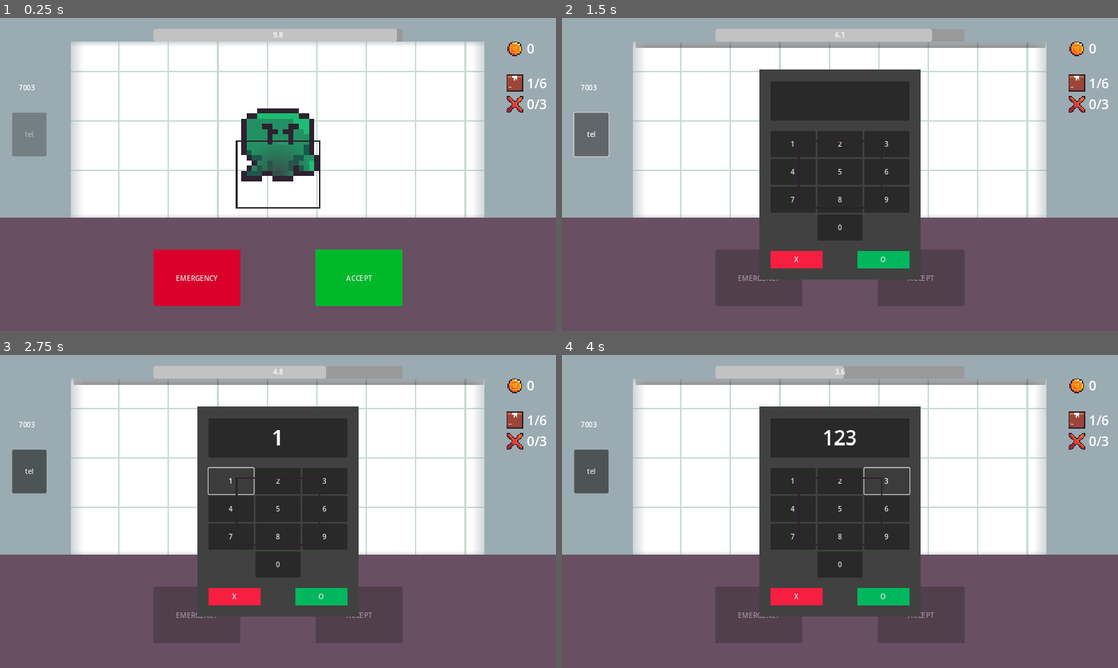
Above: before the commit, frames 1-4 (two rows, left to right).
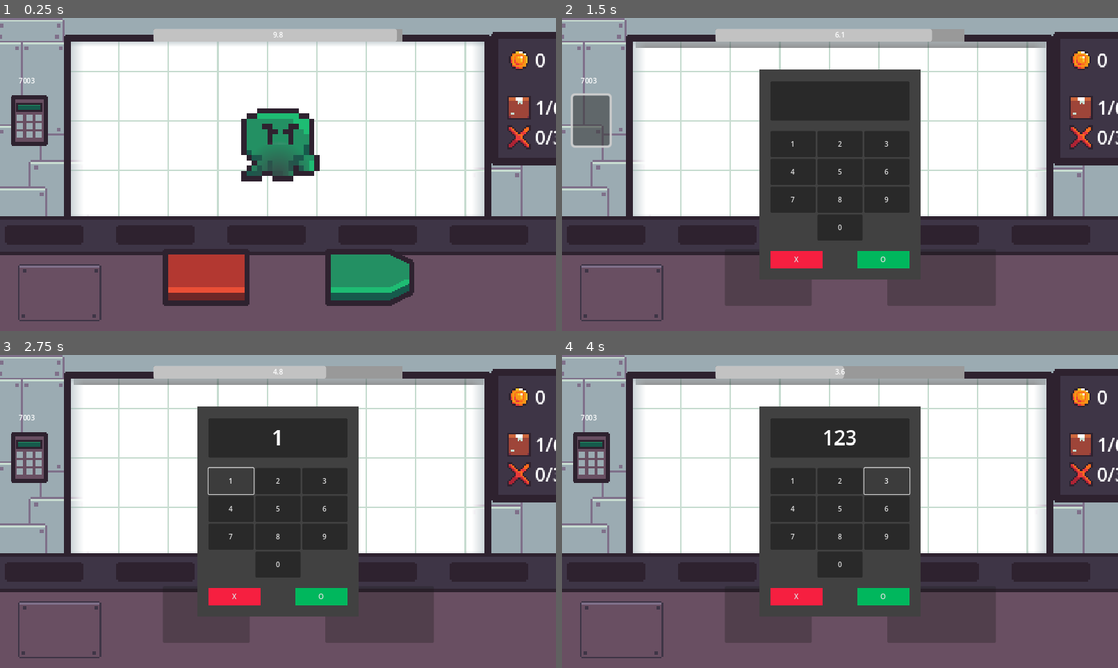
Above: after the commit, the same moments.

Repository: FixelDev/inside-out-inc
Game: Godot game, scene res://scenes/game/game.tscn
Two runs of this game, one before a commit and one after it. Both use one fixed random seed, a clock stepped at 60 frames per second and the inputs below.
Inputs (mouse positions are in pixels of both pictures, inside the frame that each line leads up to; where the layout moved, square brackets give the same spot in the first picture):
- Up to frame 1 (0.25 s): no input
- Up to frame 2 (1.5 s): click (767, 277) [756, 277] at 0.5 s; click (589, 121) [589, 133] at 1.25 s
- Up to frame 3 (2.75 s): click "1" at 2 s
- Up to frame 4 (4 s): click "2" at 2.75 s; click "3" at 3.5 s

The runs differ from the first frame. In frame 1, 28% of the frame differs, in the area x 0-100%, y 0-97%; in frame 2, 18%; in frame 3, 18%; in frame 4, 18%.

Commit message:
Added some new graphics

Diff:
--- a/scenes/game/game.tscn
+++ b/scenes/game/game.tscn
@@ -10,23 +10,45 @@
 [ext_resource type="Script" path="res://entities/emergency_module/emergency_module.gd" id="4_jyb38"]
 [ext_resource type="Script" path="res://entities/emergency_module/emergency_keypad.gd" id="5_2847e"]
 [ext_resource type="Script" path="res://entities/xray/xray.gd" id="5_yaqef"]
+[ext_resource type="Texture2D" uid="uid://dbdwgcwke8seb" path="res://scenes/game/graphics/table/table_decoration.png" id="6_4fdm3"]
 [ext_resource type="PackedScene" uid="uid://djfmjkuiwck6x" path="res://entities/packages/box/box.tscn" id="6_p84wr"]
 [ext_resource type="Script" path="res://entities/emergency_module/emergency_keypad_panel/emergency_keypad_panel.gd" id="6_pw2re"]
 [ext_resource type="Script" path="res://entities/emergency_crate/emergency_crate.gd" id="7_fli0l"]
 [ext_resource type="PackedScene" uid="uid://vvlem36g7n7g" path="res://entities/emergency_module/emergency_keypad_panel/number_button.tscn" id="7_qrn5g"]
+[ext_resource type="Texture2D" uid="uid://mx0xh02esobb" path="res://ui/buttons/emergency_button.png" id="7_ttvmm"]
+[ext_resource type="Texture2D" uid="uid://cll583n4badmr" path="res://scenes/game/graphics/table/table_decoration2.png" id="7_yiyiw"]
+[ext_resource type="Texture2D" uid="uid://c42dj4f2p5dqs" path="res://ui/buttons/accept_button.png" id="8_h5wn8"]
 [ext_resource type="Script" path="res://ui/stats_container/stats_container.gd" id="9_f07pv"]
 [ext_resource type="Texture2D" uid="uid://dpgjmrl5uuvo8" path="res://entities/packages/box/graphics/box.png" id="9_j1wal"]
 [ext_resource type="Texture2D" uid="uid://bvyndehskgl1f" path="res://ui/stats_container/graphics/coin.png" id="10_xwoyr"]
+[ext_resource type="Texture2D" uid="uid://c1fuuqwtbkkds" path="res://entities/emergency_module/keypad.png" id="11_ebbve"]
 [ext_resource type="Texture2D" uid="uid://byoy4hqusvlds" path="res://ui/stats_container/graphics/strike.png" id="12_xb1sl"]
+[ext_resource type="Texture2D" uid="uid://b5x7jxgjhscc8" path="res://ui/panel.png" id="13_1o150"]
 [ext_resource type="Texture2D" uid="uid://dvtq3nlhda6lo" path="res://scenes/game/graphics/border.png" id="14_o33iu"]
+[ext_resource type="Texture2D" uid="uid://ewvysmrso6d5" path="res://scenes/game/graphics/wall/wall_decoration.png" id="17_nlatq"]
 [ext_resource type="Texture2D" uid="uid://t3ryi2inpjgp" path="res://entities/xray/graphics/xray.png" id="17_u2lnh"]
 [ext_resource type="Texture2D" uid="uid://u6wcejef6fm1" path="res://scenes/game/graphics/bg.png" id="18_4apnj"]
 
-[sub_resource type="StyleBoxFlat" id="StyleBoxFlat_xhsd4"]
-bg_color = Color(0.851395, 0, 0.170154, 1)
-
-[sub_resource type="StyleBoxFlat" id="StyleBoxFlat_fmgvr"]
-bg_color = Color(1.58831e-06, 0.726311, 0.168332, 1)
+[sub_resource type="StyleBoxTexture" id="StyleBoxTexture_h1ktb"]
+texture = ExtResource("6_4fdm3")
+axis_stretch_horizontal = 1
+
+[sub_resource type="StyleBoxTexture" id="StyleBoxTexture_bw53p"]
+texture = ExtResource("7_ttvmm")
+texture_margin_left = 14.0
+texture_margin_top = 14.0
+texture_margin_right = 14.0
+texture_margin_bottom = 42.0
+
+[sub_resource type="StyleBoxTexture" id="StyleBoxTexture_pjlxq"]
+texture = ExtResource("8_h5wn8")
+texture_margin_left = 14.0
+texture_margin_top = 35.0
+texture_margin_right = 100.0
+texture_margin_bottom = 62.0
+
+[sub_resource type="StyleBoxTexture" id="StyleBoxTexture_rreug"]
+texture = ExtResource("11_ebbve")
 
 [sub_resource type="StyleBoxFlat" id="StyleBoxFlat_keo0h"]
 
@@ -38,6 +60,13 @@
 
 [sub_resource type="StyleBoxFlat" id="StyleBoxFlat_ymref"]
 bg_color = Color(0, 0.718134, 0.366609, 1)
+
+[sub_resource type="StyleBoxTexture" id="StyleBoxTexture_2433e"]
+texture = ExtResource("13_1o150")
+texture_margin_left = 14.0
+texture_margin_top = 14.0
+texture_margin_right = 14.0
+texture_margin_bottom = 14.0
 
 [sub_resource type="Animation" id="Animation_f1e78"]
 length = 0.001
@@ -85,6 +114,18 @@
 
 [node name="UI" type="CanvasLayer" parent="."]
 
+[node name="WindowBorder" type="NinePatchRect" parent="UI"]
+offset_left = 147.0
+offset_top = 38.0
+offset_right = 393.0
+offset_bottom = 150.0
+scale = Vector2(4, 4)
+texture = ExtResource("14_o33iu")
+patch_margin_left = 4
+patch_margin_top = 4
+patch_margin_right = 4
+patch_margin_bottom = 4
+
 [node name="Table" type="Panel" parent="UI"]
 anchors_preset = 12
 anchor_top = 1.0
@@ -96,14 +137,24 @@
 size_flags_horizontal = 3
 theme_override_styles/panel = ExtResource("4_4t4ae")
 
+[node name="Decoration1" type="Panel" parent="UI/Table"]
+texture_repeat = 2
+layout_mode = 0
+offset_top = -24.0
+offset_right = 325.0
+offset_bottom = 9.0
+scale = Vector2(4, 4)
+theme_override_styles/panel = SubResource("StyleBoxTexture_h1ktb")
+
 [node name="VBoxContainer" type="VBoxContainer" parent="UI/Table"]
 layout_mode = 1
 anchors_preset = 15
 anchor_right = 1.0
 anchor_bottom = 1.0
-offset_left = 353.0
-offset_top = 56.0
-offset_right = -353.0
+offset_left = 375.0
+offset_top = 55.0
+offset_right = -281.0
+offset_bottom = -1.0
 grow_horizontal = 2
 grow_vertical = 2
 
@@ -120,21 +171,32 @@
 custom_minimum_size = Vector2(200, 130)
 layout_mode = 2
 size_flags_horizontal = 4
-theme_override_styles/normal = SubResource("StyleBoxFlat_xhsd4")
-text = "EMERGENCY"
+theme_override_styles/normal = SubResource("StyleBoxTexture_bw53p")
 
 [node name="AcceptButton" type="Button" parent="UI/Table/VBoxContainer/HBoxContainer"]
-custom_minimum_size = Vector2(200, 0)
+custom_minimum_size = Vector2(250, 0)
 layout_mode = 2
 size_flags_horizontal = 4
-theme_override_styles/normal = SubResource("StyleBoxFlat_fmgvr")
-text = "ACCEPT"
+theme_override_styles/normal = SubResource("StyleBoxTexture_pjlxq")
+
+[node name="NinePatchRect" type="NinePatchRect" parent="UI/Table"]
+layout_mode = 0
+offset_left = 41.0
+offset_top = 107.0
+offset_right = 89.0
+offset_bottom = 140.0
+scale = Vector2(4, 4)
+texture = ExtResource("7_yiyiw")
+patch_margin_left = 5
+patch_margin_top = 5
+patch_margin_right = 5
+patch_margin_bottom = 4
 
 [node name="EmergencyModule" type="Control" parent="UI" node_paths=PackedStringArray("emergency_code_label", "emergency_keypad", "emergency_keypad_panel")]
 layout_mode = 3
 anchors_preset = 0
-offset_right = 40.0
-offset_bottom = 40.0
+offset_right = 8.0
+offset_bottom = 8.0
 script = ExtResource("4_jyb38")
 emergency_code_label = NodePath("EmergencyCodeLabel")
 emergency_keypad = NodePath("EmergencyKeypad")
@@ -158,13 +220,15 @@
 anchors_preset = 4
 anchor_top = 0.5
 anchor_bottom = 0.5
-offset_left = 28.0
-offset_top = 198.0
-offset_right = 107.0
-offset_bottom = 298.0
+offset_left = 25.0
+offset_top = 174.0
+offset_right = 61.0
+offset_bottom = 223.0
 grow_vertical = 2
-disabled = true
-text = "tel"
+scale = Vector2(2.36, 2.36)
+theme_override_styles/normal = SubResource("StyleBoxTexture_rreug")
+text = "
+"
 script = ExtResource("5_2847e")
 
 [node name="TimeLeftProgressBar" type="ProgressBar" parent="UI"]
@@ -269,81 +333,75 @@
 theme_override_styles/normal = SubResource("StyleBoxFlat_ymref")
 text = "O"
 
-[node name="StatsContainer" type="VBoxContainer" parent="UI"]
+[node name="PanelContainer" type="PanelContainer" parent="UI"]
 anchors_preset = 1
 anchor_left = 1.0
 anchor_right = 1.0
-offset_left = -110.0
-offset_top = 48.0
-offset_right = -20.0
-offset_bottom = 183.0
+offset_left = -149.0
+offset_top = 32.0
+offset_right = 1.00012
+offset_bottom = 250.0
 grow_horizontal = 0
+scale = Vector2(1.37857, 1.38881)
+theme_override_styles/panel = SubResource("StyleBoxTexture_2433e")
+
+[node name="MarginContainer" type="MarginContainer" parent="UI/PanelContainer"]
+layout_mode = 2
+theme_override_constants/margin_left = 10
+theme_override_constants/margin_top = 10
+theme_override_constants/margin_right = 10
+theme_override_constants/margin_bottom = 10
+
+[node name="StatsContainer" type="VBoxContainer" parent="UI/PanelContainer/MarginContainer"]
+layout_mode = 2
 script = ExtResource("9_f07pv")
 
-[node name="CoinsCounterCointainer" type="HBoxContainer" parent="UI/StatsContainer"]
-unique_name_in_owner = true
-layout_mode = 2
-
-[node name="TextureRect" type="TextureRect" parent="UI/StatsContainer/CoinsCounterCointainer"]
+[node name="CoinsCounterCointainer" type="HBoxContainer" parent="UI/PanelContainer/MarginContainer/StatsContainer"]
+unique_name_in_owner = true
+layout_mode = 2
+
+[node name="TextureRect" type="TextureRect" parent="UI/PanelContainer/MarginContainer/StatsContainer/CoinsCounterCointainer"]
 layout_mode = 2
 texture = ExtResource("10_xwoyr")
 expand_mode = 2
 
-[node name="CoinsCounterLabel" type="Label" parent="UI/StatsContainer/CoinsCounterCointainer"]
+[node name="CoinsCounterLabel" type="Label" parent="UI/PanelContainer/MarginContainer/StatsContainer/CoinsCounterCointainer"]
 unique_name_in_owner = true
 layout_mode = 2
 theme_override_font_sizes/font_size = 31
 text = "100"
 
-[node name="Spacer" type="Control" parent="UI/StatsContainer"]
+[node name="Spacer" type="Control" parent="UI/PanelContainer/MarginContainer/StatsContainer"]
 custom_minimum_size = Vector2(0, 26.78)
 layout_mode = 2
 
-[node name="PackagesCounterCotainer" type="HBoxContainer" parent="UI/StatsContainer"]
-layout_mode = 2
-
-[node name="TextureRect" type="TextureRect" parent="UI/StatsContainer/PackagesCounterCotainer"]
+[node name="PackagesCounterCotainer" type="HBoxContainer" parent="UI/PanelContainer/MarginContainer/StatsContainer"]
+layout_mode = 2
+
+[node name="TextureRect" type="TextureRect" parent="UI/PanelContainer/MarginContainer/StatsContainer/PackagesCounterCotainer"]
 layout_mode = 2
 texture = ExtResource("9_j1wal")
 expand_mode = 2
 
-[node name="PackagesCounterLabel" type="Label" parent="UI/StatsContainer/PackagesCounterCotainer"]
+[node name="PackagesCounterLabel" type="Label" parent="UI/PanelContainer/MarginContainer/StatsContainer/PackagesCounterCotainer"]
 unique_name_in_owner = true
 layout_mode = 2
 theme_override_font_sizes/font_size = 31
 text = "0/2"
 
-[node name="StrikesCounterCotainer" type="HBoxContainer" parent="UI/StatsContainer"]
-layout_mode = 2
-
-[node name="TextureRect" type="TextureRect" parent="UI/StatsContainer/StrikesCounterCotainer"]
+[node name="StrikesCounterCotainer" type="HBoxContainer" parent="UI/PanelContainer/MarginContainer/StatsContainer"]
+layout_mode = 2
+
+[node name="TextureRect" type="TextureRect" parent="UI/PanelContainer/MarginContainer/StatsContainer/StrikesCounterCotainer"]
 layout_mode = 2
 texture = ExtResource("12_xb1sl")
 expand_mode = 2
 
-[node name="StrikesCounterLabel" type="Label" parent="UI/StatsContainer/StrikesCounterCotainer"]
+[node name="StrikesCounterLabel" type="Label" parent="UI/PanelContainer/MarginContainer/StatsContainer/StrikesCounterCotainer"]
 unique_name_in_owner = true
 layout_mode = 2
 theme_override_font_sizes/font_size = 31
 text = "0/2"
-
-[node name="NinePatchRect" type="NinePatchRect" parent="UI"]
-anchors_preset = 8
-anchor_left = 0.5
-anchor_top = 0.5
-anchor_right = 0.5
-anchor_bottom = 0.5
-offset_left = -97.5
-offset_top = -79.0
-offset_right = 97.5
-offset_bottom = 79.0
-grow_horizontal = 2
-grow_vertical = 2
-texture = ExtResource("14_o33iu")
-patch_margin_left = 4
-patch_margin_top = 4
-patch_margin_right = 4
-patch_margin_bottom = 4
 
 [node name="Wall" type="Sprite2D" parent="."]
 texture_repeat = 2
@@ -352,7 +410,100 @@
 texture = ExtResource("1_jn13p")
 region_enabled = true
 region_rect = Rect2(0, 0, 297.472, 148.222)
-metadata/_edit_group_ = true
+
+[node name="Decorations" type="Control" parent="Wall"]
+layout_mode = 3
+anchors_preset = 0
+offset_right = 40.0
+offset_bottom = 40.0
+
+[node name="Decoration4" type="NinePatchRect" parent="Wall/Decorations"]
+offset_left = -136.927
+offset_top = -55.0459
+offset_right = -111.927
+offset_bottom = -5.04586
+texture = ExtResource("17_nlatq")
+patch_margin_left = 5
+patch_margin_top = 5
+patch_margin_right = 5
+patch_margin_bottom = 4
+
+[node name="Decoration7" type="NinePatchRect" parent="Wall/Decorations"]
+offset_left = 128.0
+offset_top = -3.0
+offset_right = 148.0
+offset_bottom = 47.0
+texture = ExtResource("17_nlatq")
+patch_margin_left = 5
+patch_margin_top = 5
+patch_margin_right = 5
+patch_margin_bottom = 4
+
+[node name="Decoration8" type="NinePatchRect" parent="Wall/Decorations"]
+offset_left = 99.0
+offset_top = 12.0
+offset_right = 129.0
+offset_bottom = 62.0
+texture = ExtResource("17_nlatq")
+patch_margin_left = 5
+patch_margin_top = 5
+patch_margin_right = 5
+patch_margin_bottom = 4
+
+[node name="Decoration5" type="NinePatchRect" parent="Wall/Decorations"]
+offset_left = -160.092
+offset_top = -55.0459
+offset_right = -135.092
+offset_bottom = -5.04587
+texture = ExtResource("17_nlatq")
+patch_margin_left = 5
+patch_margin_top = 5
+patch_margin_right = 5
+patch_margin_bottom = 4
+
+[node name="Decoration6" type="NinePatchRect" parent="Wall/Decorations"]
+offset_left = -150.0
+offset_top = -67.0
+offset_right = -113.0
+offset_bottom = -54.0
+texture = ExtResource("17_nlatq")
+patch_margin_left = 5
+patch_margin_top = 5
+patch_margin_right = 5
+patch_margin_bottom = 4
+
+[node name="Decoration3" type="NinePatchRect" parent="Wall/Decorations"]
+offset_left = -150.0
+offset_top = -11.0
+offset_right = -125.0
+offset_bottom = 39.0
+texture = ExtResource("17_nlatq")
+patch_margin_left = 5
+patch_margin_top = 5
+patch_margin_right = 5
+patch_margin_bottom = 4
+
+[node name="Decoration2" type="NinePatchRect" parent="Wall/Decorations"]
+offset_left = -132.0
+offset_top = 8.0
+offset_right = -100.0
+offset_bottom = 48.0
+texture = ExtResource("17_nlatq")
+patch_margin_left = 5
+patch_margin_top = 5
+patch_margin_right = 5
+patch_margin_bottom = 4
+
+[node name="Decoration" type="NinePatchRect" parent="Wall/Decorations"]
+offset_left = -164.22
+offset_top = 22.0184
+offset_right = -122.22
+offset_bottom = 62.0184
+texture = ExtResource("17_nlatq")
+patch_margin_left = 5
+patch_margin_top = 5
+patch_margin_right = 5
+patch_margin_bottom = 4
 
 [node name="WallWindow" type="Node2D" parent="."]
 metadata/_edit_group_ = true
Binary file added: entities/emergency_module/keypad.aseprite
Binary file added: entities/emergency_module/keypad.png
Not shown, added: entities/emergency_module/keypad.png.import
Not shown: 1 places in scenes/game/game.tscn that only renumber resources
Binary file added: scenes/game/graphics/table/table_decoration.aseprite
Binary file added: scenes/game/graphics/table/table_decoration.png
Not shown, added: scenes/game/graphics/table/table_decoration.png.import
Binary file added: scenes/game/graphics/table/table_decoration2.aseprite
Binary file added: scenes/game/graphics/table/table_decoration2.png
Not shown, added: scenes/game/graphics/table/table_decoration2.png.import
Binary file added: scenes/game/graphics/wall/wall_decoration.aseprite
Binary file added: scenes/game/graphics/wall/wall_decoration.png
(and 10 more such lines)
